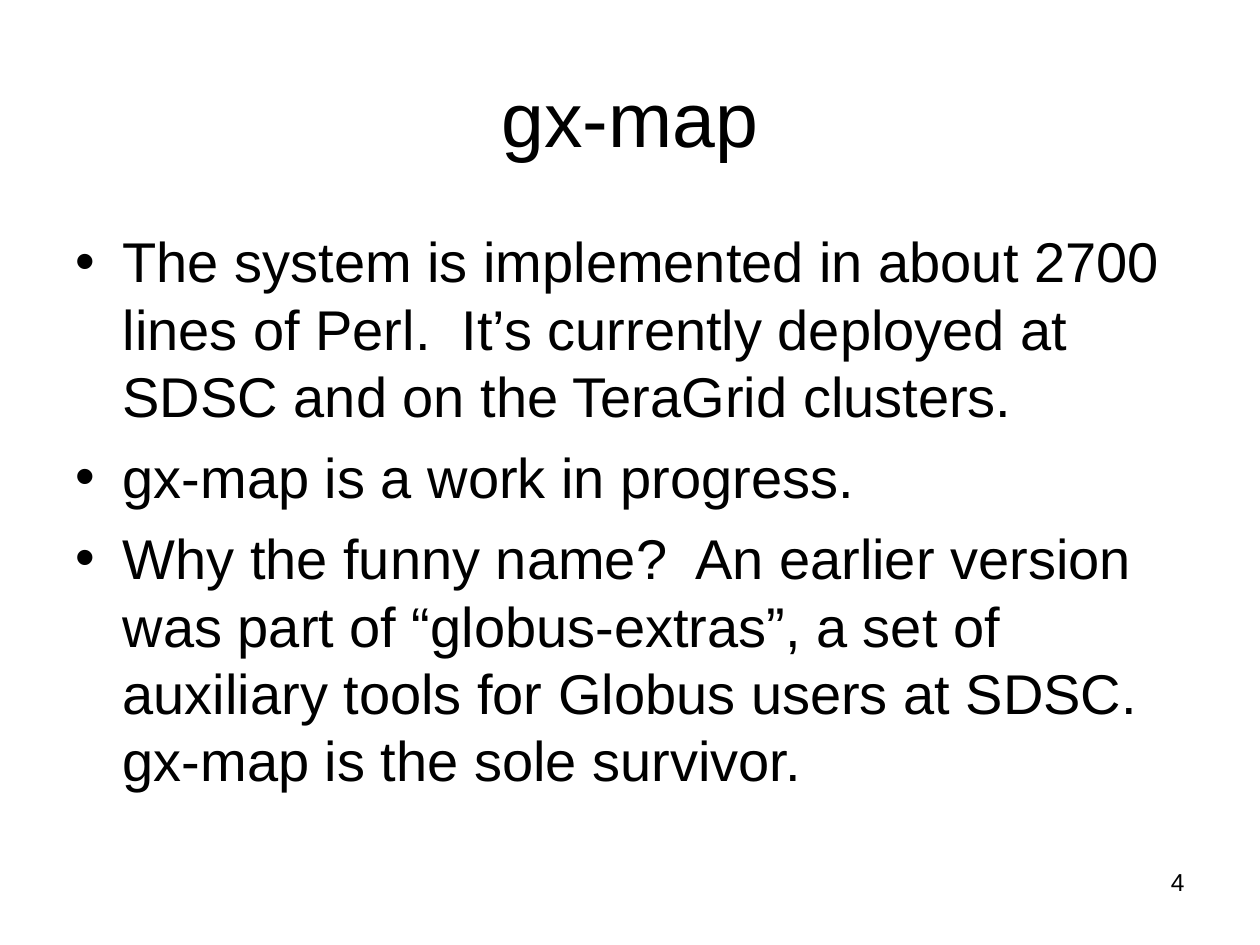
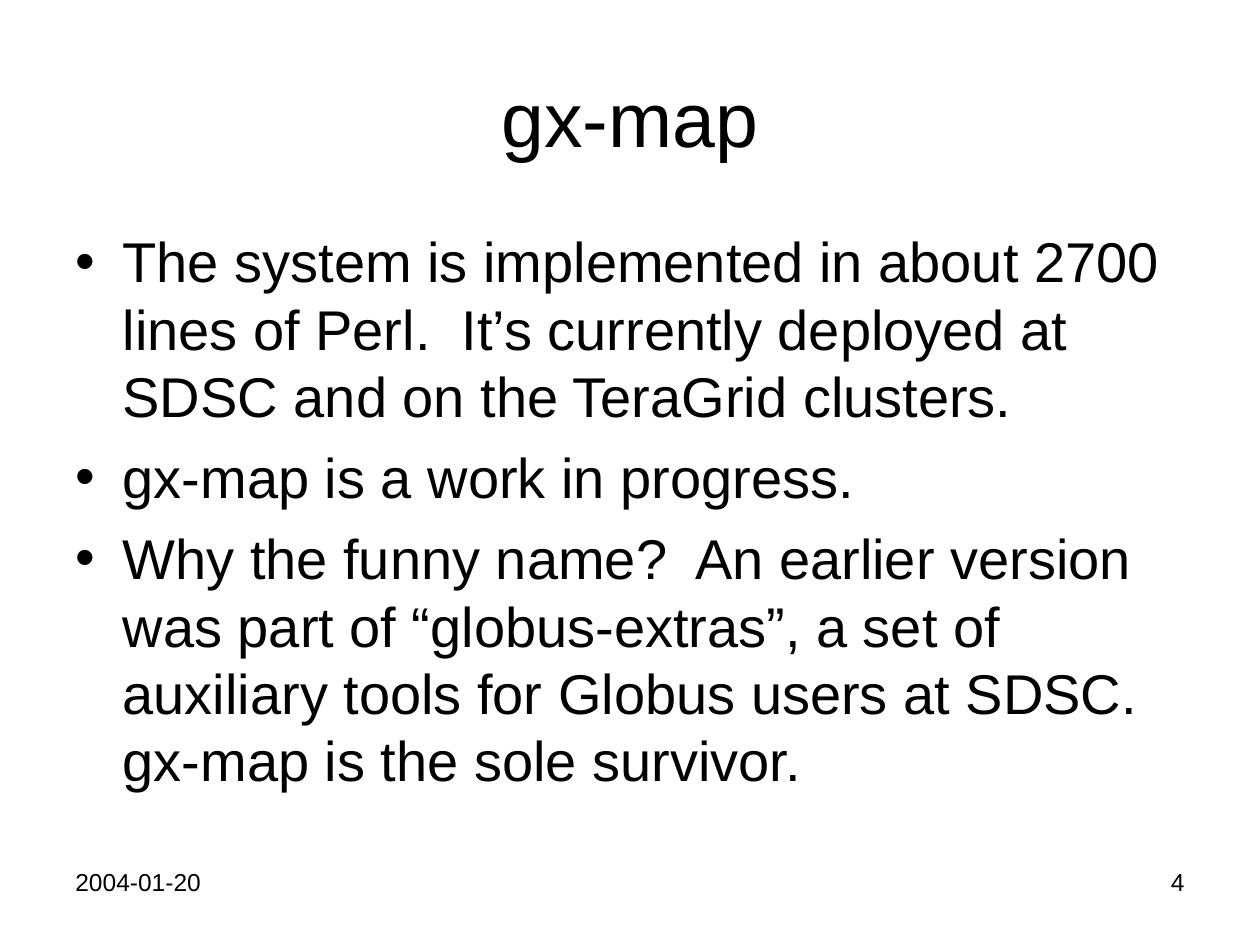
Before and after one commit to Keith-S-Thompson/gx-map, a slide deck: slide 4 of gx-map.ppt. Drawn at 1260x945 pixels with LibreOffice and Linux fonts; fonts in the diff are those of the drawing. Boxes give left, top, right and bottom in pixels: in the first picture for what was removed or moved away, otherwise in the second. Text is boxed around its words. In the diff, an @@ line names an element or a change of style, - is before the commit and + after.

```diff
--- a/gx-map.ppt
+++ b/gx-map.ppt
@@ text added at (75, 874, 200, 892), 14 pt, text #000000 @@
+2004-01-20
```
Also in this commit, not shown: 14 other slides changed.
